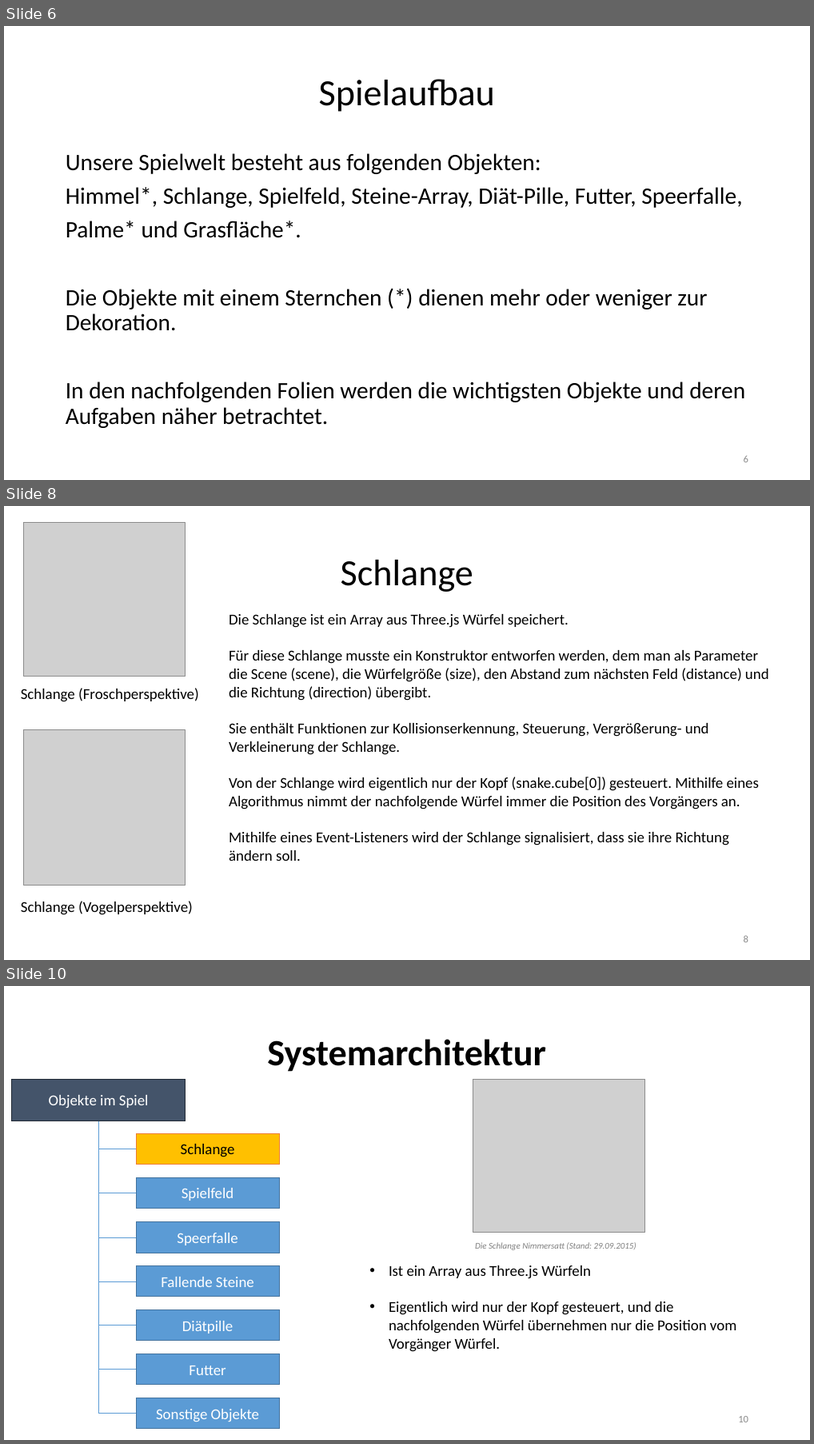
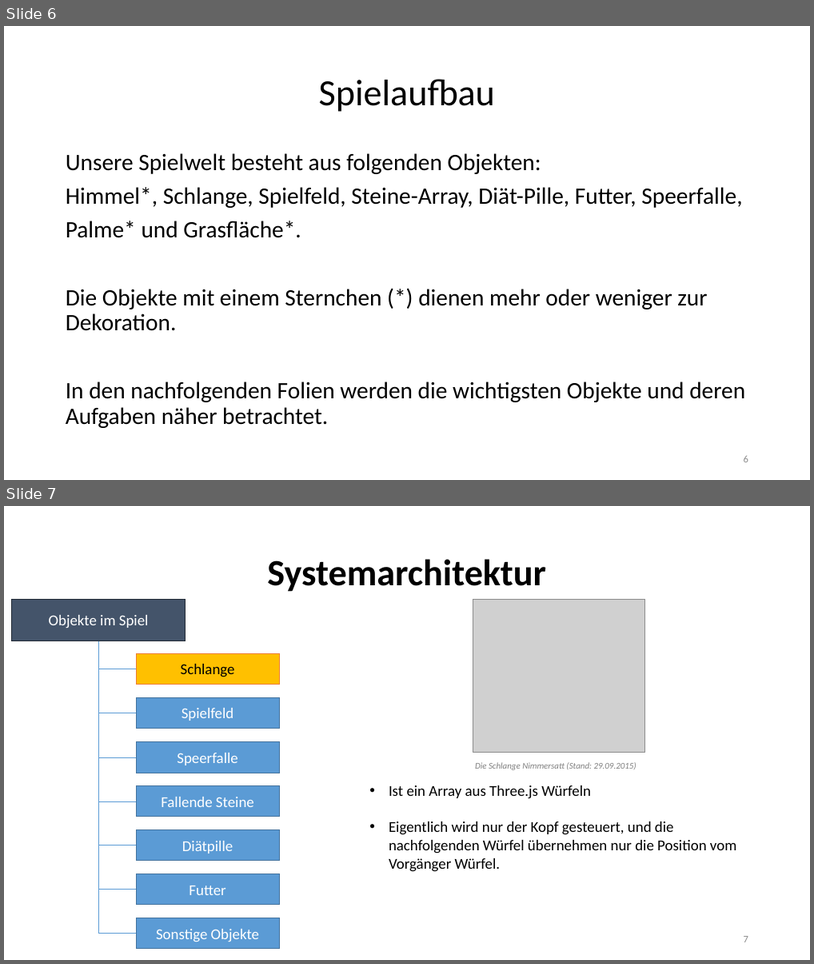
Before and after one commit to RamoramaInteractive/GDV-Projekt, a slide deck: FinalePräsentation.pptx. Shown one above the other, each under a label of ours: slides 6, 8 and 10 before the commit, slides 6 and 7 after it; the slides between them are not shown. The pictures are 814x1444 and 814x964 pixels, drawn with LibreOffice and Linux fonts; fonts in the diff are those of the drawing; grey boxes stand for pictures. Boxes give left, top, right and bottom in pixels: in the first picture for what was removed or moved away, otherwise in the second. Text is boxed around its words. In the diff, an @@ line names an element or a change of style, - is before the commit and + after.

```diff
--- a/FinalePräsentation.pptx
+++ b/FinalePräsentation.pptx
@@ slide 8 removed at [4, 506, 810, 960], background #FFFFFF @@
@@ picture removed at [23, 522, 186, 676] @@
@@ title removed at [341, 560, 474, 592] @@
-Schlange
@@ text removed at [229, 614, 770, 860] @@
-Die Schlange ist ein Array aus Three.js Würfel speichert.
-Für diese Schlange musste ein Konstruktor entworfen werden, dem man als Parameter die Scene (scene), die Würfelgröße (size), den Abstand zum nächsten Feld (distance) und die Richtung (direction) übergibt.
-Sie enthält Funktionen zur Kollisionserkennung, Steuerung, Vergrößerung- und Verkleinerung der Schlange.
-Von der Schlange wird eigentlich nur der Kopf (snake.cube[0]) gesteuert. Mithilfe eines Algorithmus nimmt der nachfolgende Würfel immer die Position des Vorgängers an.
-Mithilfe eines Event-Listeners wird der Schlange signalisiert, dass sie ihre Richtung ändern soll.
@@ text removed at [21, 688, 199, 702] @@
-Schlange (Froschperspektive)
@@ picture removed at [23, 730, 186, 885] @@
@@ text removed at [21, 900, 193, 915] @@
-Schlange (Vogelperspektive)
@@ page number removed at [744, 935, 749, 942] @@
-8
@@ what was slide 10 is now slide 7 @@
@@ page number at [744, 936, 749, 942]: text changed @@
-10
+7
```
Also in this commit, not shown: 3 slides changed, 2 other slides removed, 1 other file.
